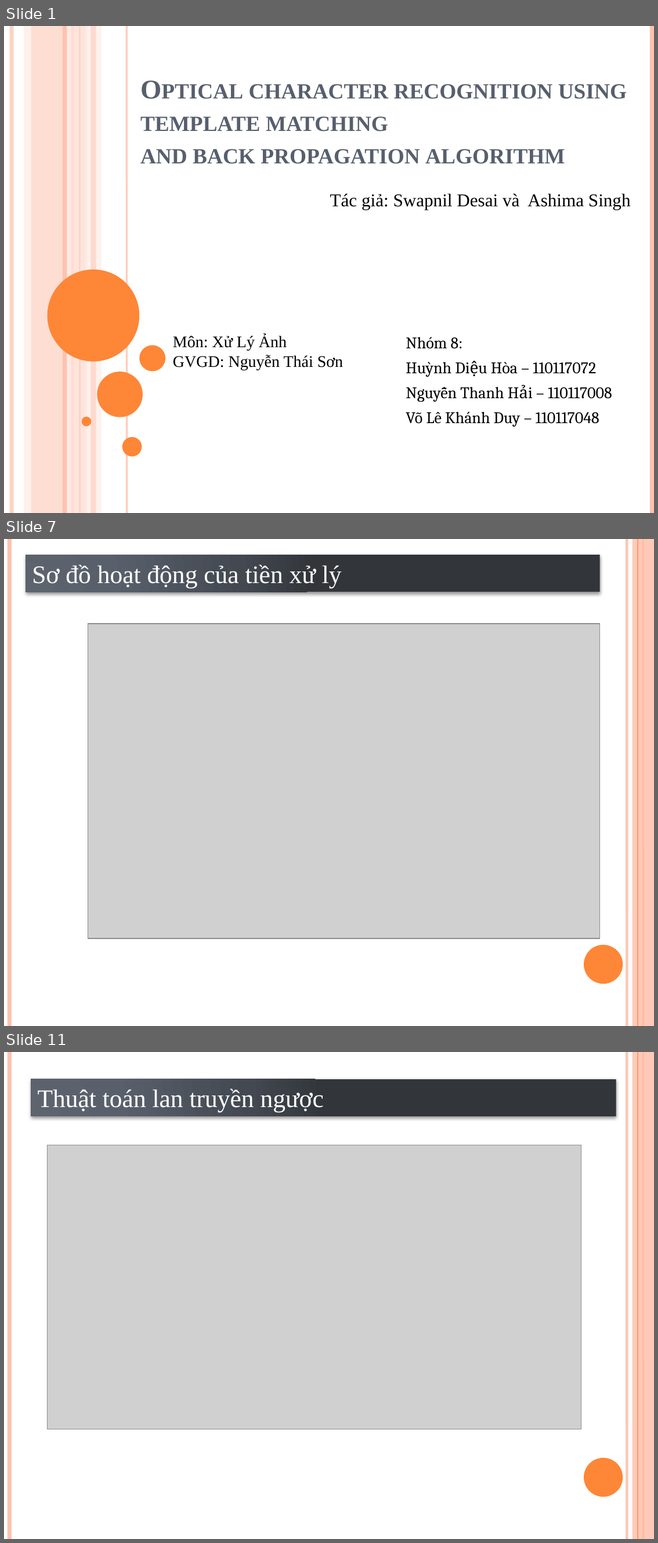
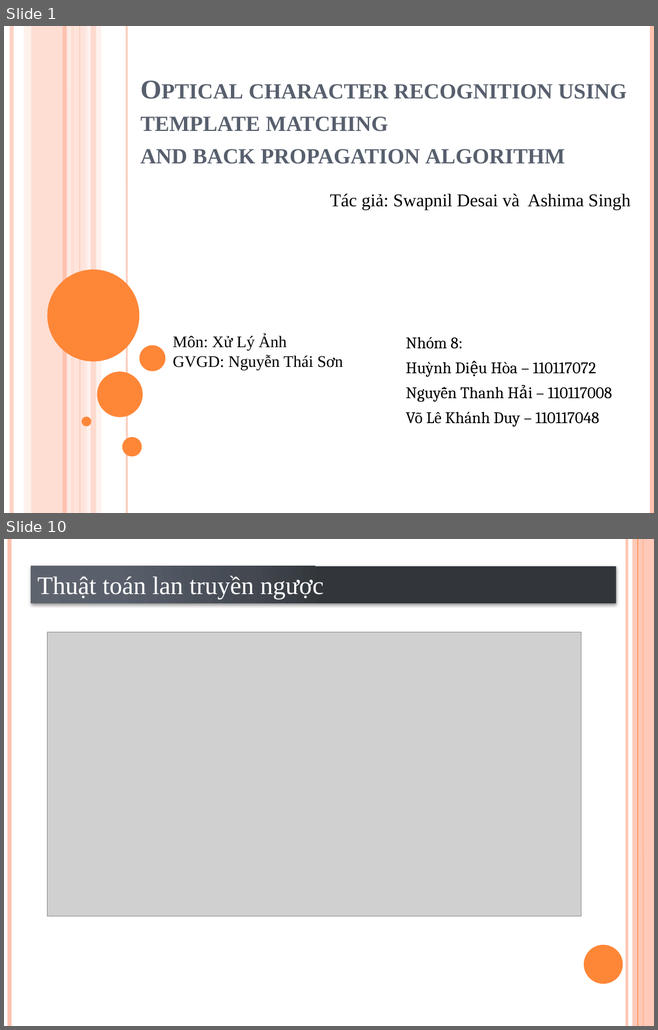
Before and after one commit to VoLeKhanhDuy/Xu_Ly_Anh, a slide deck: Optical character recognition using template matching.pptx. Shown one above the other, each under a label of ours: slides 1, 7 and 11 before the commit, slides 1 and 10 after it; the slides between them are not shown. The pictures are 658x1543 and 658x1030 pixels, drawn with LibreOffice and Linux fonts; fonts in the diff are those of the drawing; grey boxes stand for pictures. Boxes give left, top, right and bottom in pixels: in the first picture for what was removed or moved away, otherwise in the second. Text is boxed around its words. In the diff, an @@ line names an element or a change of style, - is before the commit and + after.

```diff
--- a/Optical character recognition using template matching.pptx
+++ b/Optical character recognition using template matching.pptx
@@ slide 7 removed at <box>4,539,654,1026</box>, background #FFFFFF; not listed: 6 template elements that a slide beside it also shows @@
@@ rectangle removed at <box>25,555,599,592</box> @@
-Sơ đồ hoạt động của tiền xử lý
@@ picture removed at <box>88,624,599,939</box> @@
@@ what was slide 11 is now slide 10 @@
```
Also in this commit, not shown: 2 slides changed, 7 slides added, 10 other slides removed, 9 other files.
